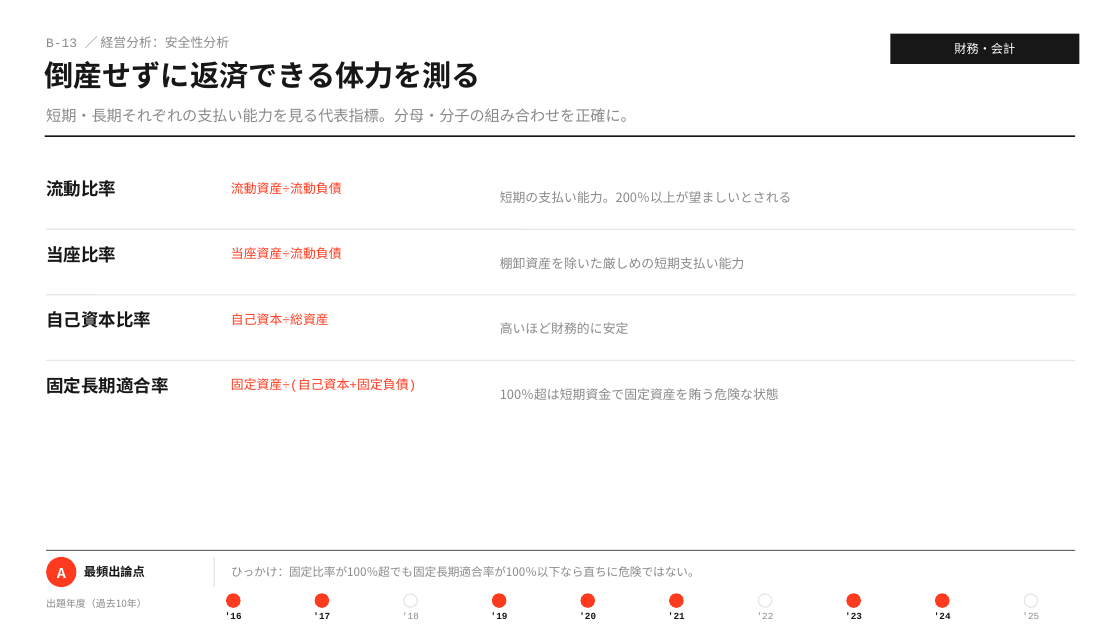
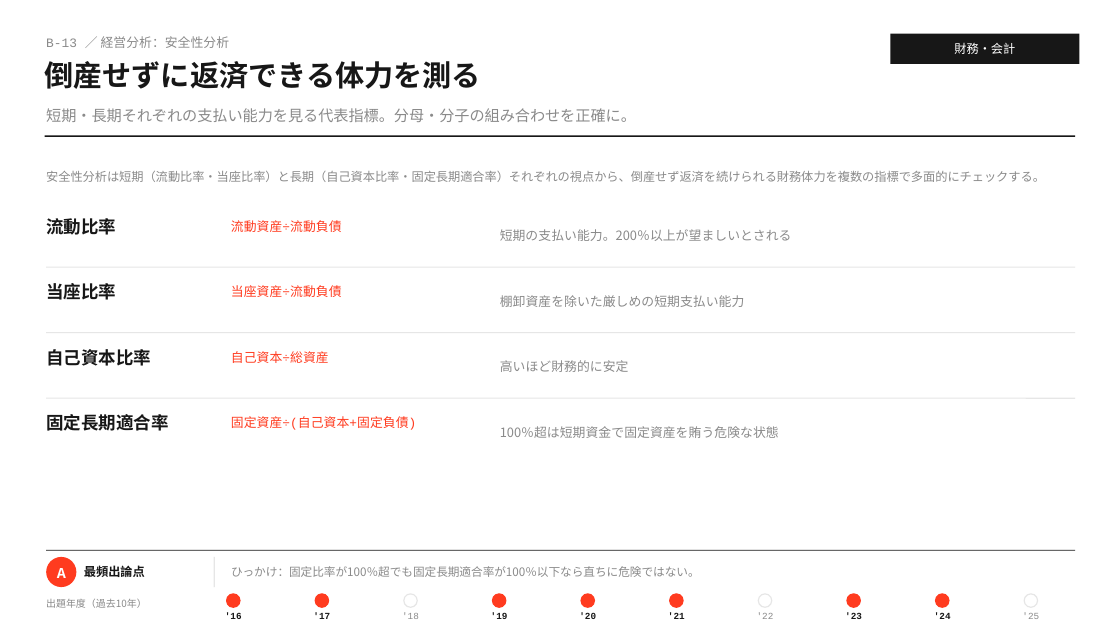
Before and after one commit to MasatoshiSano/SMEC, a slide deck: slide 18 of slides/1st_stage/B_finance_accounting.pptx. Drawn at 1120x630 pixels with LibreOffice and Linux fonts; fonts in the diff are those of the drawing. Boxes give left, top, right and bottom in pixels: in the first picture for what was removed or moved away, otherwise in the second. Text is boxed around its words. In the diff, an @@ line names an element or a change of style, - is before the commit and + after.

```diff
--- a/slides/1st_stage/B_finance_accounting.pptx
+++ b/slides/1st_stage/B_finance_accounting.pptx
@@ text added at bbox=[46, 171, 1045, 182], 10.5 pt, text #8A8A8A @@
+安全性分析は短期（流動比率・当座比率）と長期（自己資本比率・固定長期適合率）それぞれの視点から、倒産せず返済を続けられる財務体力を複数の指標で多面的にチェックする。
@@ line moved from (46, 295) - (1075, 295) to (46, 267) - (1075, 267) @@
@@ 7 texts: place and size @@
-7 texts at bbox=[46, 180, 779, 400]
+7 texts at bbox=[46, 218, 779, 438]
@@ line moved from (46, 360) - (1075, 360) to (46, 333) - (1075, 333) @@
@@ 5 texts: place and size @@
-5 texts at bbox=[46, 182, 792, 394]
+5 texts at bbox=[46, 220, 792, 431]
@@ line moved from (46, 229) - (1075, 229) to (46, 398) - (1075, 398) @@
```
Also in this commit, not shown: 24 other slides changed, 2 other files.
